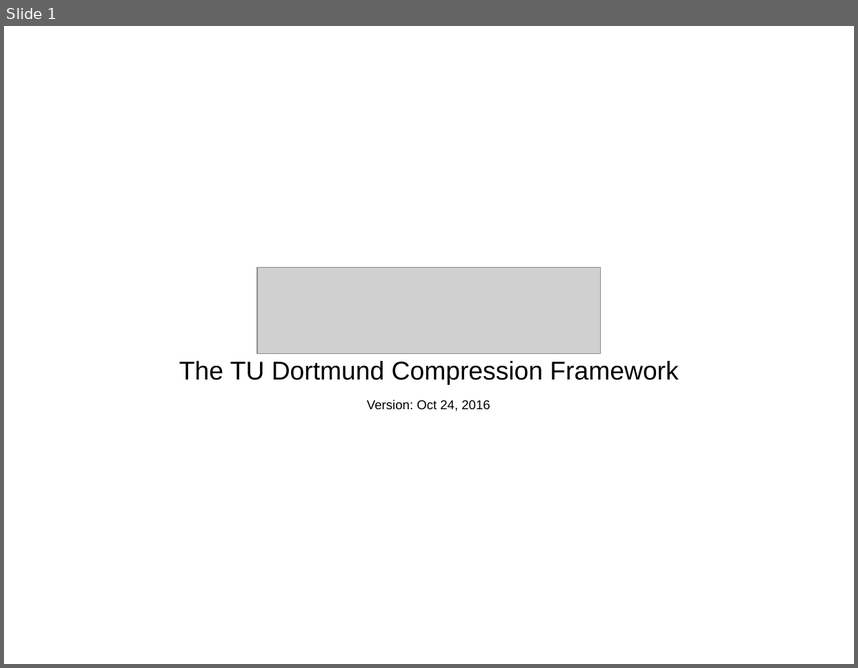
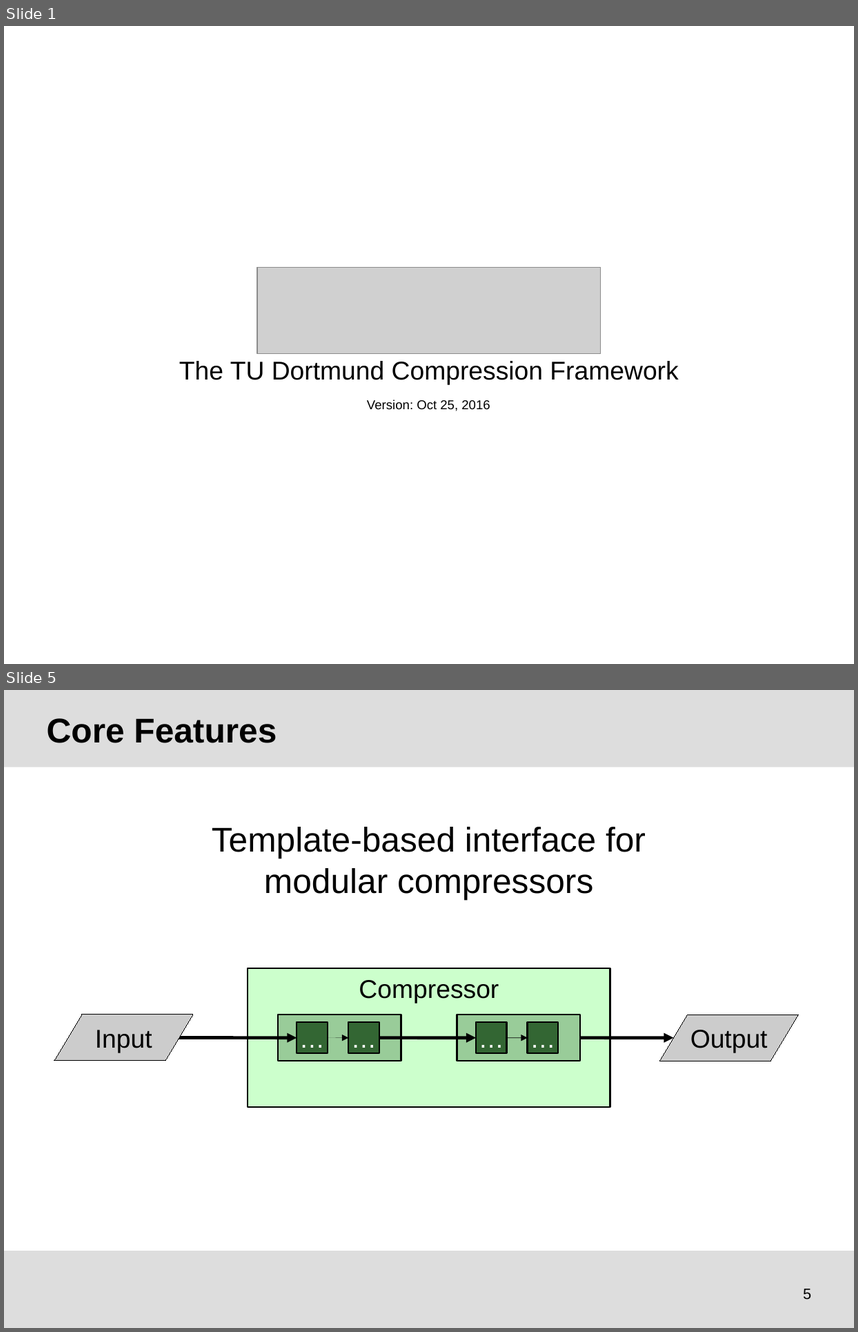
Before and after one commit to tudocomp/tudocomp, a slide deck: etc/presentation.odp. Shown one above the other, each under a label of ours: slide 1 before the commit, slides 1 and 5 after it; the slides between them are not shown. The pictures are 858x668 and 858x1332 pixels, drawn with LibreOffice and Linux fonts; fonts in the diff are those of the drawing; grey boxes stand for pictures; background and template pictures are left out. Boxes give left, top, right and bottom in pixels: in the first picture for what was removed or moved away, otherwise in the second. Text is boxed around its words. In the diff, an @@ line names an element or a change of style, - is before the commit and + after.

```diff
--- a/etc/presentation.odp
+++ b/etc/presentation.odp
@@ slide 5 added at (4,690,854,1328), background #FFFFFF @@
@@ rectangle added at (4,690,854,767), fill #DDDDDD @@
@@ title added at (47,718,277,743), 32 pt, text #000000, bold @@
+Core Features
@@ text added at (212,827,646,899), 32 pt, text #000000 @@
+Template-based interface for
+modular compressors
@@ rectangle added at (248,969,611,1107), fill #CCFFCC, outline #000000 1.5 pt, 24 pt, text #000000 @@
+Compressor
@@ flow chart input output added at (54,1014,193,1061), fill #CCCCCC, outline #000000 0 pt, 24 pt, text #000000 @@
+Input
@@ rectangle added at (278,1015,401,1061), fill #99CC99, outline #000000 1.5 pt @@
@@ rectangle added at (457,1015,580,1061), fill #99CC99, outline #000000 1.5 pt @@
@@ flow chart input output added at (660,1015,799,1061), fill #CCCCCC, outline #000000 0 pt, 24 pt, text #000000 @@
+Output
@@ arrow added from (179, 1037) to (297, 1038), #000000 3 pt @@
@@ rectangle added at (297,1023,328,1054), fill #336633, outline #000000 1.5 pt, 24 pt, text #FFFFFF @@
+…
@@ arrow added from (328, 1038) to (349, 1038), #000000 0 pt @@
@@ rectangle added at (349,1023,379,1054), fill #336633, outline #000000 1.5 pt, 24 pt, text #FFFFFF @@
+…
@@ arrow added from (379, 1038) to (476, 1038), #000000 3 pt @@
@@ rectangle added at (476,1023,507,1054), fill #336633, outline #000000 1.5 pt, 24 pt, text #FFFFFF @@
+…
@@ arrow added from (507, 1038) to (528, 1038), #000000 0.51 pt @@
@@ rectangle added at (528,1023,559,1054), fill #336633, outline #000000 1.5 pt, 24 pt, text #FFFFFF @@
+…
@@ arrow added from (559, 1038) to (673, 1038), #000000 3 pt @@
@@ rectangle added at (4,1251,854,1328), fill #DDDDDD @@
@@ page number added at (803,1288,811,1299), 14 pt, text #000000 @@
+5
@@ slide 1 changed as well @@
@@ text at (367,399,490,411): text changed @@
-Version: Oct 24, 2016
+Version: Oct 25, 2016
```
Also in this commit, not shown: 8 other slides changed, 4 other slides added.
